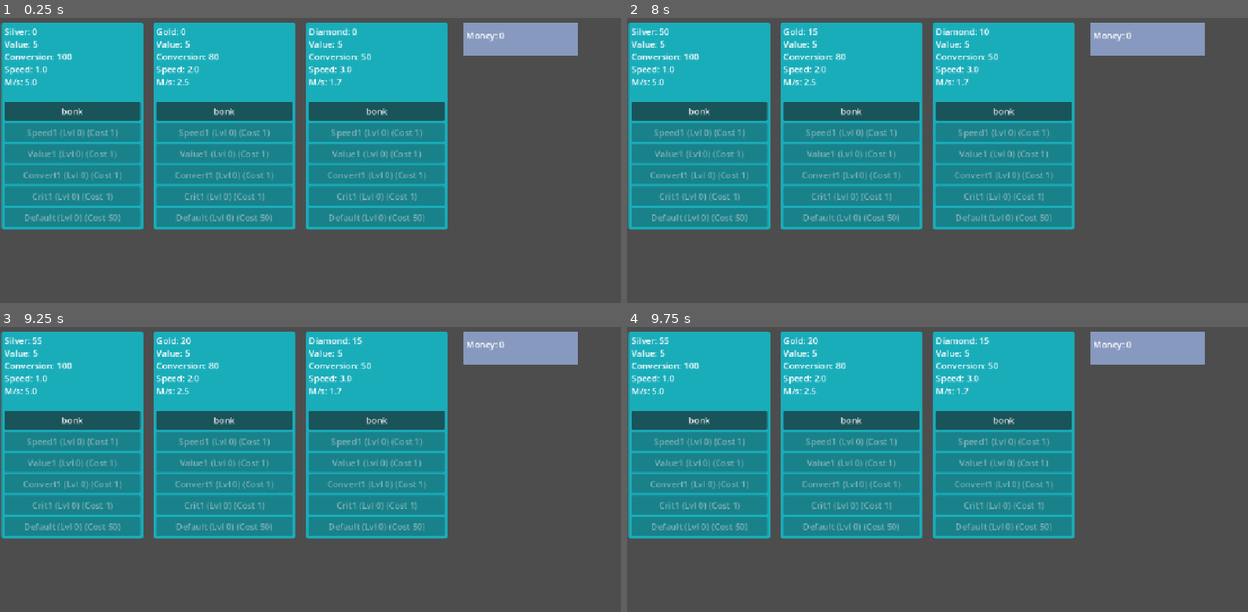
Above: before the commit, frames 1-4 (two rows, left to right).
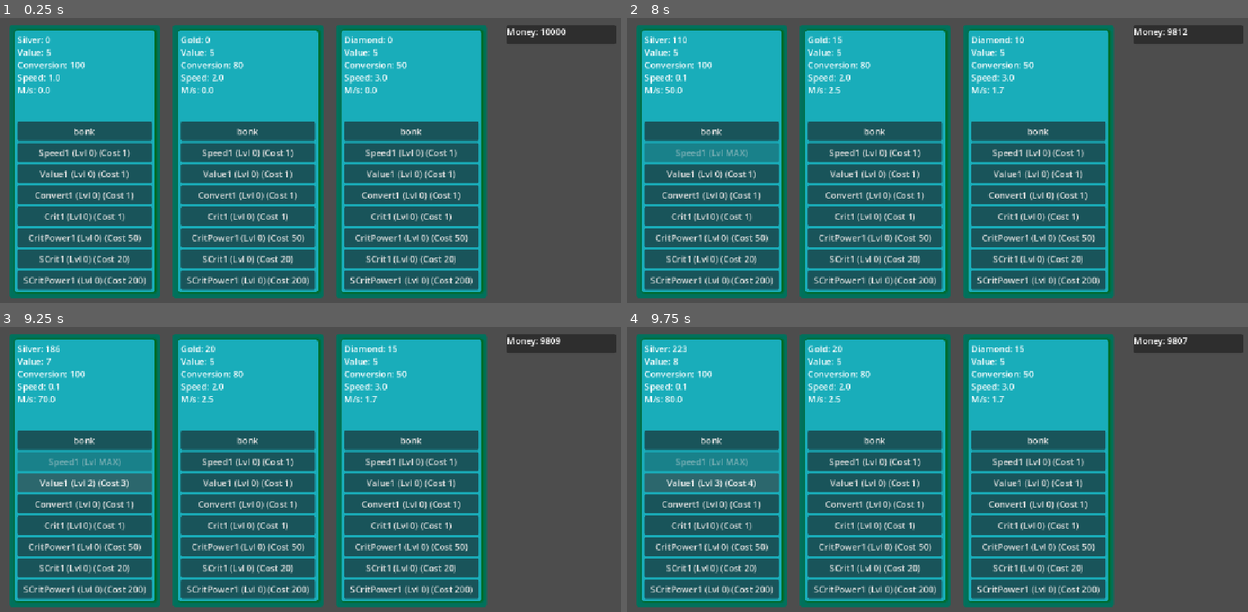
Above: after the commit, the same moments.

Repository: mobsung/IncrementalGame
Game: Godot game, scene res://game.tscn
Same seed, same stepped clock (60 frames per second), same inputs: the game is played once before the commit and once after it.
Inputs (mouse positions are in pixels of both pictures, inside the frame that each line leads up to):
- Up to frame 1 (0.25 s): no input
- Up to frame 2 (8 s): click "bonk" at 0.5 s; click (713, 151) at 1.25 s, where only the run after the commit has a clickable "Speed1 (Lvl 0) (Cost 1)"; click (713, 151) at 2 s, where only the run after the commit has a clickable "Speed1 (Lvl 1) (Cost 6)"; click (713, 151) at 2.75 s, where only the run after the commit has a clickable "Speed1 (Lvl 2) (Cost 11)"; click (713, 151) at 3.5 s, where only the run after the commit has a clickable "Speed1 (Lvl 3) (Cost 16)"; click (713, 151) at 4.25 s, where only the run after the commit has a clickable "Speed1 (Lvl 4) (Cost 21)"; click (713, 151) at 5 s, where only the run after the commit has a clickable "Speed1 (Lvl 5) (Cost 26)"; click (713, 151) at 5.75 s, where only the run after the commit has a clickable "Speed1 (Lvl 6) (Cost 31)"; click (713, 151) at 6.5 s, where only the run after the commit has a clickable "Speed1 (Lvl 7) (Cost 36)"; click (713, 151) at 7.25 s, where only the run after the commit has a clickable "Speed1 (Lvl 8) (Cost 41)"
- Up to frame 3 (9.25 s): click (86, 483) at 8 s, where only the run after the commit has a clickable "Value1 (Lvl 0) (Cost 1)"; click (86, 483) at 8.75 s, where only the run after the commit has a clickable "Value1 (Lvl 1) (Cost 2)"
- Up to frame 4 (9.75 s): click (713, 483) at 9.5 s, where only the run after the commit has a clickable "Value1 (Lvl 2) (Cost 3)"

The runs differ from the first frame. In frame 1, 62% of the frame differs, in the area x 0-100%, y 1-99%; in frame 2, 61%; in frame 3, 61%; in frame 4, 61%.

Commit message:
sistemata logica pulsanti di upgrade

Diff:
--- a/game.tscn
+++ b/game.tscn
@@ -2,43 +2,52 @@
 
 [ext_resource type="PackedScene" uid="uid://da8stveie8yo" path="res://scenes/counterComponent.tscn" id="1_80nbo"]
 [ext_resource type="Script" uid="uid://bx1were0ydu4x" path="res://scripts/game.gd" id="1_e2o6t"]
-[ext_resource type="PackedScene" uid="uid://6e0s6mu7e774" path="res://scenes/Currency.tscn" id="3_feb5d"]
+[ext_resource type="PackedScene" uid="uid://dr4h015exo7le" path="res://scenes/CurrencyLabel.tscn" id="3_feb5d"]
 
 [node name="Game" type="Node2D" unique_id=975015288]
 script = ExtResource("1_e2o6t")
 
 [node name="CounterComponent" parent="." unique_id=2104405447 instance=ExtResource("1_80nbo")]
 anchors_preset = 0
-anchor_left = 0.0
-anchor_top = 0.0
 anchor_right = 0.0
 anchor_bottom = 0.0
-offset_left = 8.0
+offset_left = 17.0
 offset_top = 42.0
-offset_right = 258.0
-offset_bottom = 242.0
+offset_right = 294.0
+offset_bottom = 542.0
+grow_horizontal = 1
+grow_vertical = 1
 counter_name = "Silver"
 
 [node name="CounterComponent2" parent="." unique_id=1156436197 instance=ExtResource("1_80nbo")]
-offset_left = 287.0
+offset_left = 317.0
 offset_top = 42.0
-offset_right = 537.0
-offset_bottom = 412.0
+offset_right = 594.0
+offset_bottom = 542.0
 conversion = 80
 base_timer_wait_time = 2.0
 
 [node name="CounterComponent3" parent="." unique_id=1796525954 instance=ExtResource("1_80nbo")]
-offset_left = 567.0
+anchors_preset = 0
+anchor_right = 0.0
+anchor_bottom = 0.0
+offset_left = 617.0
 offset_top = 42.0
-offset_right = 817.0
-offset_bottom = 412.0
+offset_right = 894.0
+offset_bottom = 542.0
+grow_horizontal = 1
+grow_vertical = 1
 counter_name = "Diamond"
 conversion = 50
 base_timer_wait_time = 3.0
 
-[node name="MainCurrency" parent="." unique_id=839257024 node_paths=PackedStringArray("counter_components") groups=["bank"] instance=ExtResource("3_feb5d")]
-offset_left = 856.0
+[node name="Control" parent="." unique_id=1393963228 instance=ExtResource("3_feb5d")]
+anchors_preset = 0
+anchor_right = 0.0
+anchor_bottom = 0.0
+offset_left = 931.0
 offset_top = 42.0
-offset_right = 1056.0
-offset_bottom = 92.0
-counter_components = [NodePath("../CounterComponent"), NodePath("../CounterComponent2"), NodePath("../CounterComponent3")]
+offset_right = 1131.0
+offset_bottom = 77.0
+grow_horizontal = 1
+grow_vertical = 1
--- a/project.godot
+++ b/project.godot
@@ -15,6 +15,10 @@
 config/features=PackedStringArray("4.7", "Forward Plus")
 config/icon="res://icon.svg"
 
+[autoload]
+
+CurrencyManager="*uid://cjsjunrjrpes0"
+
 [display]
 
 window/stretch/mode="canvas_items"
--- a/scenes/Currency.tscn
+++ b/scenes/Currency.tscn
@@ -1,36 +1,7 @@
 [gd_scene format=3 uid="uid://6e0s6mu7e774"]
 
-[ext_resource type="Script" uid="uid://cjsjunrjrpes0" path="res://scripts/currency.gd" id="1_fkyde"]
+[ext_resource type="Script" uid="uid://cjsjunrjrpes0" path="res://scripts/currencyManager.gd" id="1_fkyde"]
 
-[sub_resource type="StyleBoxFlat" id="StyleBoxFlat_fkyde"]
-bg_color = Color(0.53121364, 0.6011435, 0.7437051, 1)
-corner_detail = 5
-expand_margin_left = 5.0
-expand_margin_top = 5.0
-expand_margin_right = 5.0
-expand_margin_bottom = 5.0
-anti_aliasing = false
-
-[node name="Control" type="Control" unique_id=839257024]
-custom_minimum_size = Vector2(150, 30)
-layout_mode = 3
-anchor_right = 0.13020833
-anchor_bottom = 0.046296295
+[node name="CurrencyManager" type="Node" unique_id=1020977809]
 script = ExtResource("1_fkyde")
 metadata/_edit_use_anchors_ = true
-
-[node name="PanelContainer" type="PanelContainer" parent="." unique_id=92251455]
-layout_mode = 1
-anchors_preset = 15
-anchor_right = 1.0
-anchor_bottom = 1.0
-grow_horizontal = 2
-grow_vertical = 2
-theme_override_styles/panel = SubResource("StyleBoxFlat_fkyde")
-
-[node name="MainLabel" type="Label" parent="PanelContainer" unique_id=1612240431]
-unique_name_in_owner = true
-custom_minimum_size = Vector2(0, 35)
-layout_mode = 2
-size_flags_vertical = 6
-text = "Money: "
--- /dev/null
+++ b/scenes/CurrencyLabel.tscn
@@ -0,0 +1,28 @@
+[gd_scene format=3 uid="uid://dr4h015exo7le"]
+
+[ext_resource type="Script" uid="uid://1dawfwteyt7w" path="res://scripts/currency_label.gd" id="1_ftd7x"]
+
+[node name="MainLabelControl" type="Control" unique_id=1393963228]
+custom_minimum_size = Vector2(200, 35)
+layout_mode = 3
+anchors_preset = 15
+anchor_right = 1.0
+anchor_bottom = 1.0
+grow_horizontal = 2
+grow_vertical = 2
+script = ExtResource("1_ftd7x")
+metadata/_edit_use_anchors_ = true
+
+[node name="PanelContainer" type="PanelContainer" parent="." unique_id=1111101331]
+layout_mode = 1
+anchors_preset = 15
+anchor_right = 1.0
+anchor_bottom = 1.0
+grow_horizontal = 2
+grow_vertical = 2
+metadata/_edit_use_anchors_ = true
+
+[node name="MainLabel" type="RichTextLabel" parent="PanelContainer" unique_id=238150397]
+unique_name_in_owner = true
+layout_mode = 2
+text = "Money: "
--- a/scenes/buyUpgrade.tscn
+++ b/scenes/buyUpgrade.tscn
@@ -6,8 +6,13 @@
 custom_minimum_size = Vector2(0, 35)
 custom_maximum_size = Vector2(-1, 35)
 anchors_preset = -1
-anchor_right = 0.08680555
-anchor_bottom = 0.054012347
+anchor_top = 0.47299382
+anchor_right = 1.0
+anchor_bottom = 0.52700615
+offset_top = -306.5
+offset_bottom = 306.5
+grow_horizontal = 2
+grow_vertical = 2
 size_flags_horizontal = 3
 text = "Buy"
 script = ExtResource("1_q4wna")
--- a/scenes/counterComponent.tscn
+++ b/scenes/counterComponent.tscn
@@ -2,6 +2,17 @@
 
 [ext_resource type="Script" uid="uid://bd1uhsv7akekg" path="res://scripts/counterComponent.gd" id="1_s0xjf"]
 [ext_resource type="PackedScene" uid="uid://2dq0d5c14wsy" path="res://scenes/buyUpgrade.tscn" id="2_6bnwf"]
+
+[sub_resource type="StyleBoxFlat" id="StyleBoxFlat_lxh8y"]
+content_margin_left = 15.0
+content_margin_top = 15.0
+content_margin_right = 15.0
+content_margin_bottom = 15.0
+bg_color = Color(0, 0.44455254, 0.36039633, 1)
+corner_radius_top_left = 5
+corner_radius_top_right = 5
+corner_radius_bottom_right = 5
+corner_radius_bottom_left = 5
 
 [sub_resource type="StyleBoxFlat" id="StyleBoxFlat_dpsgk"]
 bg_color = Color(0.096785925, 0.677311, 0.73034793, 1)
@@ -13,36 +24,45 @@
 expand_margin_top = 5.0
 expand_margin_right = 5.0
 expand_margin_bottom = 5.0
+shadow_color = Color(0, 0.39566627, 0, 0.6)
+shadow_size = 5
+shadow_offset = Vector2(2, 0)
 
 [node name="CounterComponent" type="Control" unique_id=2104405447]
-custom_minimum_size = Vector2(200, 370)
+custom_minimum_size = Vector2(200, 500)
 layout_mode = 3
-anchor_left = 0.0026041667
-anchor_top = -0.0030864198
-anchor_right = 0.1779514
-anchor_bottom = 0.56790125
+anchors_preset = 15
+anchor_right = 1.0
+anchor_bottom = 1.0
+grow_horizontal = 2
+grow_vertical = 2
+size_flags_vertical = 3
 script = ExtResource("1_s0xjf")
 metadata/_edit_use_anchors_ = true
 
 [node name="Timer" type="Timer" parent="." unique_id=1787928864]
 autostart = true
 
-[node name="PanelContainer" type="PanelContainer" parent="." unique_id=479265953]
+[node name="PanelContainer2" type="PanelContainer" parent="." unique_id=598028461]
 layout_mode = 1
 anchors_preset = 15
 anchor_right = 1.0
 anchor_bottom = 1.0
 grow_horizontal = 2
 grow_vertical = 2
+theme_override_styles/panel = SubResource("StyleBoxFlat_lxh8y")
+
+[node name="PanelContainer" type="PanelContainer" parent="PanelContainer2" unique_id=479265953]
+layout_mode = 2
 theme_override_styles/panel = SubResource("StyleBoxFlat_dpsgk")
 metadata/_edit_use_anchors_ = true
 
-[node name="VBoxContainer" type="VBoxContainer" parent="PanelContainer" unique_id=1348365546]
+[node name="VBoxContainer" type="VBoxContainer" parent="PanelContainer2/PanelContainer" unique_id=1348365546]
 custom_minimum_size = Vector2(200, 200)
 layout_mode = 2
 metadata/_edit_use_anchors_ = true
 
-[node name="Counter_label" type="RichTextLabel" parent="PanelContainer/VBoxContainer" unique_id=2115334519]
+[node name="Counter_label" type="RichTextLabel" parent="PanelContainer2/PanelContainer/VBoxContainer" unique_id=2115334519]
 unique_name_in_owner = true
 layout_mode = 2
 size_flags_vertical = 3
@@ -53,43 +73,57 @@
 Speed: 0
 M/s: 0"
 
-[node name="Button" type="Button" parent="PanelContainer/VBoxContainer" unique_id=584971701]
+[node name="Button" type="Button" parent="PanelContainer2/PanelContainer/VBoxContainer" unique_id=584971701]
 custom_minimum_size = Vector2(0, 35)
 custom_maximum_size = Vector2(-1, 35)
 layout_mode = 2
 text = "bonk"
 
-[node name="VBoxContainer2" type="VBoxContainer" parent="PanelContainer/VBoxContainer" unique_id=1701551757]
+[node name="VBoxContainer2" type="VBoxContainer" parent="PanelContainer2/PanelContainer/VBoxContainer" unique_id=1701551757]
 layout_mode = 2
 size_flags_vertical = 3
 
-[node name="Speed1" parent="PanelContainer/VBoxContainer/VBoxContainer2" unique_id=17814390 instance=ExtResource("2_6bnwf")]
+[node name="Speed1" parent="PanelContainer2/PanelContainer/VBoxContainer/VBoxContainer2" unique_id=17814390 instance=ExtResource("2_6bnwf")]
 layout_mode = 2
-upgrade_name = "Speed1"
 next_upgrade_cost = 5
 
-[node name="Value1" parent="PanelContainer/VBoxContainer/VBoxContainer2" unique_id=1411859558 instance=ExtResource("2_6bnwf")]
+[node name="Value1" parent="PanelContainer2/PanelContainer/VBoxContainer/VBoxContainer2" unique_id=1411859558 instance=ExtResource("2_6bnwf")]
 layout_mode = 2
-upgrade_name = "Value1"
+upgrade_name = 1
 
-[node name="Convert1" parent="PanelContainer/VBoxContainer/VBoxContainer2" unique_id=1089699865 instance=ExtResource("2_6bnwf")]
+[node name="Convert1" parent="PanelContainer2/PanelContainer/VBoxContainer/VBoxContainer2" unique_id=1089699865 instance=ExtResource("2_6bnwf")]
 layout_mode = 2
-upgrade_name = "Convert1"
+upgrade_name = 2
 
-[node name="Crit1" parent="PanelContainer/VBoxContainer/VBoxContainer2" unique_id=755492391 instance=ExtResource("2_6bnwf")]
+[node name="Crit1" parent="PanelContainer2/PanelContainer/VBoxContainer/VBoxContainer2" unique_id=755492391 instance=ExtResource("2_6bnwf")]
 layout_mode = 2
-upgrade_name = "Crit1"
+upgrade_name = 3
 next_upgrade_cost = 5
 
-[node name="CritPower1" parent="PanelContainer/VBoxContainer/VBoxContainer2" unique_id=2105965146 instance=ExtResource("2_6bnwf")]
+[node name="CritPower1" parent="PanelContainer2/PanelContainer/VBoxContainer/VBoxContainer2" unique_id=2105965146 instance=ExtResource("2_6bnwf")]
 layout_mode = 2
 upgrade_cost = 50
+upgrade_name = 4
 next_upgrade_cost = 50
 
+[node name="SCrit1" parent="PanelContainer2/PanelContainer/VBoxContainer/VBoxContainer2" unique_id=800348870 instance=ExtResource("2_6bnwf")]
+layout_mode = 2
+upgrade_cost = 20
+upgrade_name = 5
+next_upgrade_cost = 10
+
+[node name="SCritPower1" parent="PanelContainer2/PanelContainer/VBoxContainer/VBoxContainer2" unique_id=1206876336 instance=ExtResource("2_6bnwf")]
+layout_mode = 2
+upgrade_cost = 200
+upgrade_name = 6
+next_upgrade_cost = 200
+
 [connection signal="timeout" from="Timer" to="." method="_on_timer_timeout"]
-[connection signal="pressed" from="PanelContainer/VBoxContainer/Button" to="." method="_on_manual_click_button_pressed"]
-[connection signal="was_pressed" from="PanelContainer/VBoxContainer/VBoxContainer2/Speed1" to="." method="_on_speed_1_was_pressed"]
-[connection signal="was_pressed" from="PanelContainer/VBoxContainer/VBoxContainer2/Value1" to="." method="_on_value_1_was_pressed"]
-[connection signal="was_pressed" from="PanelContainer/VBoxContainer/VBoxContainer2/Convert1" to="." method="_on_convert_1_was_pressed"]
-[connection signal="was_pressed" from="PanelContainer/VBoxContainer/VBoxContainer2/Crit1" to="." method="_on_crit_1_was_pressed"]
-[connection signal="was_pressed" from="PanelContainer/VBoxContainer/VBoxContainer2/CritPower1" to="." method="_on_crit_power_1_was_pressed"]
+[connection signal="pressed" from="PanelContainer2/PanelContainer/VBoxContainer/Button" to="." method="_on_manual_click_button_pressed"]
+[connection signal="was_pressed" from="PanelContainer2/PanelContainer/VBoxContainer/VBoxContainer2/Speed1" to="." method="_on_speed_1_was_pressed"]
+[connection signal="was_pressed" from="PanelContainer2/PanelContainer/VBoxContainer/VBoxContainer2/Value1" to="." method="_on_value_1_was_pressed"]
+[connection signal="was_pressed" from="PanelContainer2/PanelContainer/VBoxContainer/VBoxContainer2/Convert1" to="." method="_on_convert_1_was_pressed"]
+[connection signal="was_pressed" from="PanelContainer2/PanelContainer/VBoxContainer/VBoxContainer2/Crit1" to="." method="_on_crit_1_was_pressed"]
+[connection signal="was_pressed" from="PanelContainer2/PanelContainer/VBoxContainer/VBoxContainer2/CritPower1" to="." method="_on_crit_power_1_was_pressed"]
+[connection signal="was_pressed" from="PanelContainer2/PanelContainer/VBoxContainer/VBoxContainer2/SCrit1" to="." method="_on_super_crit_1_was_pressed"]
+[connection signal="was_pressed" from="PanelContainer2/PanelContainer/VBoxContainer/VBoxContainer2/SCritPower1" to="." method="_on_super_crit_power_1_was_pressed"]
--- a/scripts/buyUpgrade.gd
+++ b/scripts/buyUpgrade.gd
@@ -3,42 +3,50 @@
 
 signal was_pressed
 
-@export var currencyManager: CurrencyManager
 @export var upgrade_cost: int = 1
-@export var upgrade_name: String = "Default"
+@export var upgrade_name: Global_data.LVL1UpgradeType
 @export var next_upgrade_cost: int = 1
+@onready var parent_counter: CounterComponent = owner
 
 var upgrade_level: int = 0
+var max_level_reached: bool = false
+var upgrade_name_as_string: String
+
 
 
 # Called when the node enters the scene tree for the first time.
 func _ready() -> void:
-
-	currencyManager = get_tree().get_first_node_in_group("bank")
-
+	upgrade_name_as_string = Global_data.LVL1Upgrades[upgrade_name]
+	pressed.connect(_on_pressed)
+	CurrencyManager.currency_changed.connect(_on_currency_got)
+	_on_currency_got(CurrencyManager.current_currency)
+	parent_counter.max_level_reached.connect(_on_max_level_reached)
 	_update_ui()
-	pressed.connect(_on_pressed)
-
-	if currencyManager != null:
-		currencyManager.currency_changed.connect(_on_currency_got)
-		_on_currency_got(currencyManager.current_currency)
 
 func _update_ui() -> void:
-	text = upgrade_name + " (Lvl " + str(upgrade_level) + ")" + " (Cost " + str(upgrade_cost) + ")"
+	if max_level_reached:
+		text = upgrade_name_as_string + " (Lvl MAX)"
+	else:
+		text = upgrade_name_as_string + " (Lvl " + str(upgrade_level) + ")" + " (Cost " + str(upgrade_cost) + ")"
 
 func _on_currency_got(current_amount: int) -> void:
-	if current_amount >= upgrade_cost:
+	if current_amount >= upgrade_cost and not max_level_reached:
 		disabled = false
 	else:
 		disabled = true
 
+func _on_max_level_reached(max_upgrade_name: String) -> void:
+	if max_upgrade_name == upgrade_name_as_string:
+		disabled = true
+		max_level_reached = true
+		_update_ui()
 
 func _on_pressed() -> void:
-	var approved: bool = currencyManager.spend_currency(upgrade_cost)
+	var approved: bool = CurrencyManager.spend_currency(upgrade_cost)
 
-	if approved == true:
+	if approved == true and not max_level_reached:
 		upgrade_level += 1
 		upgrade_cost += next_upgrade_cost
+		was_pressed.emit()
+		_on_currency_got(CurrencyManager.current_currency)
 		_update_ui()
-		was_pressed.emit()
-		_on_currency_got(currencyManager.current_currency)
--- a/scripts/counterComponent.gd
+++ b/scripts/counterComponent.gd
@@ -1,14 +1,18 @@
 extends Control
 class_name CounterComponent
 
-signal milestone_reached
+signal max_level_reached(upgrade_name: String)
 
 @export var counter_name: String = "Gold"
 @export var conversion: int = 100
 @export var increment_value: int = 5
 @export var base_timer_wait_time: float = 1.0
+@export var max_conversion: int = 1
+
 var crit_chance: float = 0.0
 var crit_power: int = 2
+var super_crit_chance: float = 0.0
+var super_crit_power: int = 2
 var text_color: Color = Color.WHITE
 
 
@@ -26,7 +30,6 @@
 
 
 func update_ui() -> void:
-	ms_1 = float(increment_value) / timer.wait_time
 	var hex_color: String = text_color.to_html(false)
 	counter_label.text = """%s: [color=#%s]%d[/color]
 Value: %d
@@ -40,11 +43,9 @@
 	var current_milestone: int = counter_value / conversion
 
 	if current_milestone > last_milestone:
-		var milestones_passed = current_milestone - last_milestone
+		CurrencyManager.add_currency(current_milestone - last_milestone)
+
 		last_milestone = current_milestone
-
-		for i in range(milestones_passed):
-			milestone_reached.emit()
 
 func _on_manual_click_button_pressed() -> void:
 	counter_value += 10
@@ -52,13 +53,31 @@
 
 func _on_timer_timeout() -> void:
 	counter_value += calculate_increment_value()
+	calculate_m_s()
 	update_ui()
+
+func calculate_m_s():
+	var p_normal: float = 1.0 - crit_chance
+	var p_crit_only: float = crit_chance * (1.0 - super_crit_chance)
+	var p_super: float = crit_chance * super_crit_chance
+
+	var expected_yield: float = 0.0
+	expected_yield += increment_value * p_normal
+	expected_yield += (increment_value * crit_power) * p_crit_only
+	expected_yield += (increment_value * crit_power * super_crit_power) * p_super
+
+	var value_per_second: float = expected_yield / timer.wait_time
+	ms_1 = value_per_second
+
 
 func calculate_increment_value() -> int:
 	var final_value: int = increment_value
 	if randf() <= crit_chance:
 		final_value = increment_value * crit_power
 		text_color = Color.RED
+		if randf() <= super_crit_chance:
+			final_value = final_value * super_crit_power
+			text_color = Color.YELLOW
 	else:
 		text_color = Color.WHITE
 	return final_value
@@ -67,23 +86,34 @@
 	if snapped(timer.wait_time, 0.1) > 0.1:
 		timer.wait_time = snapped(timer.wait_time - 0.1, 0.1)
 		update_ui()
-
+		if snapped(timer.wait_time, 0.1) <= 0.1:
+			max_level_reached.emit(Global_data.LVL1Upgrades.get(Global_data.LVL1UpgradeType.SPEED_1))
 
 func _on_value_1_was_pressed() -> void:
 	increment_value += 1
 	update_ui()
 
-
 func _on_convert_1_was_pressed() -> void:
-	if conversion - 1 >= 1:
+	if conversion - 1 >= max_conversion:
 		conversion -= 1
 		update_ui()
-
+		if conversion <= max_conversion:
+			max_level_reached.emit(Global_data.LVL1Upgrades.get(Global_data.LVL1UpgradeType.CONVERT_1))
 
 func _on_crit_1_was_pressed() -> void:
-	crit_chance += 0.1
-	print(crit_chance)
-
+	if snapped(crit_chance, 0.1) < 1.0:
+		crit_chance += 0.1
+		if snapped(crit_chance, 0.1) == 1.0:
+			max_level_reached.emit(Global_data.LVL1Upgrades.get(Global_data.LVL1UpgradeType.CRIT_1))
 
 func _on_crit_power_1_was_pressed() -> void:
 	crit_power += 1
+
+func _on_super_crit_1_was_pressed() -> void:
+	if snapped(super_crit_chance, 0.1) < 1.0:
+		super_crit_chance += 0.1
+		if snapped(super_crit_chance, 0.1) == 1.0:
+			max_level_reached.emit(Global_data.LVL1Upgrades.get(Global_data.LVL1UpgradeType.S_CRIT_1))
+
+func _on_super_crit_power_1_was_pressed() -> void:
+	super_crit_power += 1
--- a/scripts/currency.gd
+++ /dev/null
@@ -1,40 +0,0 @@
-extends Control
-class_name CurrencyManager
-
-signal currency_changed(new_amount: int)
-
-@export var counter_components: Array[CounterComponent]
-@onready var mainLabel: Label = %MainLabel
-var current_currency: int = 0
-
-# Called when the node enters the scene tree for the first time.
-func _ready() -> void:
-	for counter in counter_components:
-		if counter != null:
-			counter.milestone_reached.connect(_on_milestone_reached)
-		else:
-			push_warning("You have an empty slot in your counter_components array!")
-
-	update_ui()
-
-func add_currency(amount: int ) -> void:
-	current_currency += amount
-	currency_changed.emit(current_currency)
-
-
-func spend_currency(cost: int) -> bool:
-	if current_currency >= cost:
-		current_currency -= cost
-		currency_changed.emit(current_currency)
-		update_ui()
-		return true
-	else:
-		return false
-
-func update_ui() -> void:
-	mainLabel.text = "Money: " + str(current_currency)
-
-
-func _on_milestone_reached() -> void:
-	add_currency(1)
-	update_ui()
--- /dev/null
+++ b/scripts/currencyManager.gd
@@ -0,0 +1,17 @@
+extends Node
+
+signal currency_changed(new_amount: int)
+
+var current_currency: int = 10000
+
+func add_currency(amount: int ) -> void:
+	current_currency += amount
+	currency_changed.emit(current_currency)
+
+func spend_currency(cost: int) -> bool:
+	if current_currency >= cost:
+		current_currency -= cost
+		currency_changed.emit(current_currency)
+		return true
+	else:
+		return false
--- /dev/null
+++ b/scripts/currency_label.gd
@@ -0,0 +1,16 @@
+extends Control
+
+@onready var main_label: RichTextLabel = %MainLabel
+
+
+# Called when the node enters the scene tree for the first time.
+func _ready() -> void:
+	CurrencyManager.currency_changed.connect(_on_currency_changed)
+	update_ui()
+
+func update_ui() -> void:
+	main_label.text = "Money: " + str(CurrencyManager.current_currency)
+
+
+func _on_currency_changed(_current_currency: int) -> void:
+	update_ui()
--- /dev/null
+++ b/scripts/global_data.gd
@@ -0,0 +1,13 @@
+class_name Global_data
+
+enum LVL1UpgradeType{SPEED_1, VALUE_1, CONVERT_1, CRIT_1, CRIT_P_1, S_CRIT_1, S_CRIT_P_1}
+
+const LVL1Upgrades = {
+	LVL1UpgradeType.SPEED_1 : "Speed1",
+	LVL1UpgradeType.VALUE_1: "Value1",
+	LVL1UpgradeType.CONVERT_1: "Convert1",
+	LVL1UpgradeType.CRIT_1: "Crit1",
+	LVL1UpgradeType.CRIT_P_1: "CritPower1",
+	LVL1UpgradeType.S_CRIT_1: "SCrit1",
+	LVL1UpgradeType.S_CRIT_P_1: "SCritPower1"
+}
Renamed: scripts/currency.gd.uid -> scripts/currencyManager.gd.uid
Not shown, added: scripts/currency_label.gd.uid
Not shown, added: scripts/global_data.gd.uid
